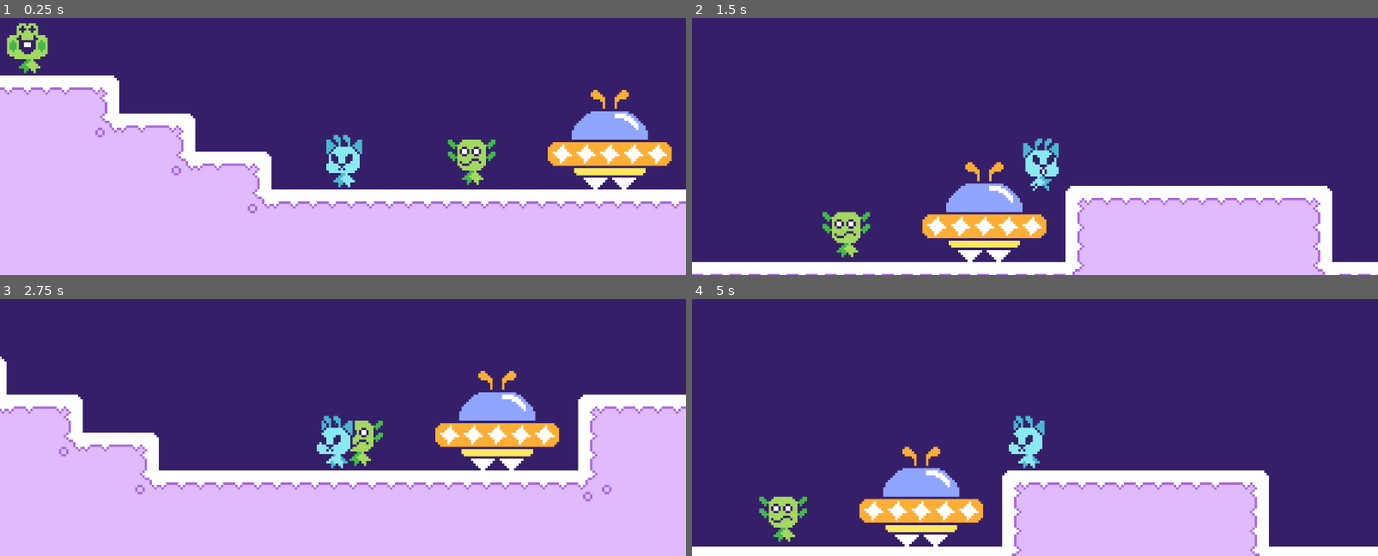
Above: before the commit, frames 1-4 (two rows, left to right).
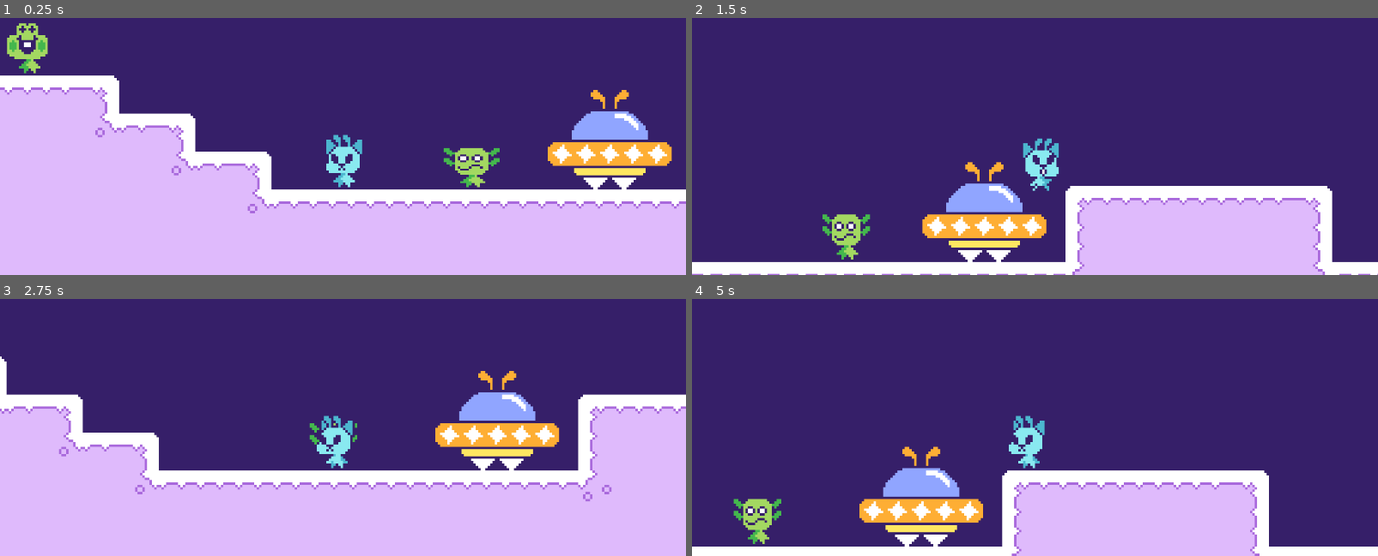
Above: after the commit, the same moments.

Repository: Zazorah/secret-santa-2025
Game: Godot game, scene res://World/Placeholder/TestRoom.tscn
Two runs of this game, one before a commit and one after it. Both use one fixed random seed, a clock stepped at 60 frames per second and the inputs below.
Inputs:
- Up to frame 1 (0.25 s): no input
- Up to frame 2 (1.5 s): hold D (move_right) from 0.53 s (still down); tap W (jump) at 0.77 s
- Up to frame 3 (2.75 s): tap W (jump) at 1.52 s; release D (move_right) at 2.03 s; hold A (move_left) from 2.03 s (still down)
- Up to frame 4 (5 s): release A (move_left) at 2.78 s; hold D (move_right) 2.78-4.28 s; tap W (jump) at 3.02, 3.77, 4.52 s; hold A (move_left) from 4.28 s (still down)

The runs differ from the first frame. In frame 1, 0.7% of the frame differs, in the area x 64-73%, y 47-66%; in frame 2, 0.5%; in frame 3, 0.5%; in frame 4, 1.1%, in the area x 6-17%, y 76-96%.

Commit message:
NPC Wandering State

Diff:
--- a/Entities/Characters/NPCs/EntityNPC.gd
+++ b/Entities/Characters/NPCs/EntityNPC.gd
@@ -15,8 +15,15 @@
 
 # Wandering
 @export var will_wander: bool = true
+@export var wander_radius: float = 100.0
+@export var wander_speed: float = 50.0
+@export var wander_idle_time_min: float = 2.0
+@export var wander_idle_time_max: float = 5.0
+
 var wander_timer: float
 var wander_target: Vector2
+var spawn_position: Vector2
+var wander_tolerancce: float = 5.0
 
 # Interaction Zone
 var interaction_zone: InteractionZone
@@ -28,12 +35,25 @@
 	if cutscene_key:
 		pass
 
-	pass
+	wander_timer = randf_range(wander_idle_time_min, wander_idle_time_max)
 
 func _process(delta: float) -> void:
 	# Update based on state.
 	match current_state:
-		pass
+		State.IDLE:
+			_process_idle(delta)
+		State.WANDERING:
+			_process_wandering(delta)
+
+func update_velocity(delta: float):
+	if current_state == State.WANDERING:
+		var direction = sign(wander_target.x - global_position.x)
+		if direction != 0:
+			velocity.x = direction * wander_speed
+		else:
+			velocity.x = 0
+	else:
+		velocity.x = move_toward(velocity.x, 0, 200.0 * delta)
 
 # State Management Methods
 func change_state(new_state: State) -> void:
@@ -43,10 +63,77 @@
 	current_state = new_state
 
 func _on_state_enter(state: State) -> void:
-	pass
+	match state:
+		State.IDLE:
+			velocity.x = 0
+			wander_timer = randf_range(wander_idle_time_min, wander_idle_time_max)
+		State.WANDERING:
+			wander_timer = randf_range(wander_idle_time_min, wander_idle_time_max)
+		_:
+			pass
 
 func _on_state_exit(state: State) -> void:
-	pass
+	match state:
+		State.WANDERING:
+			velocity.x = 0
+		_:
+			pass
+
+func _process_idle(delta: float) -> void:
+	if not will_wander:
+		return
+
+	wander_timer -= delta
+	if wander_timer <= 0:
+		# Try to find a wander target
+		if _find_valid_wander_target():
+			change_state(State.WANDERING)
+		else:
+			wander_timer = randf_range(wander_idle_time_min, wander_idle_time_max)
+
+func _process_wandering(_delta: float) -> void:
+	if abs(global_position.x - wander_target.x) <= wander_tolerancce:
+		change_state(State.IDLE)
+		return
+
+# Path-finding methods for Wandering state
+func _find_valid_wander_target() -> bool:
+	const MAX_ATTEMPTS = 10
+
+	for attempt in MAX_ATTEMPTS:
+		var random_offset = randf_range(-wander_radius, wander_radius)
+		var potential_target = spawn_position + Vector2(random_offset, 0)
+
+		if _is_valid_wander_position(potential_target):
+			wander_target = potential_target
+			return true
+
+	return false
+
+func _is_valid_wander_position(target_pos: Vector2) -> bool:
+	if abs(target_pos.x - global_position.x) < wander_tolerancce * 2:
+		return false
+
+	var direction = sign(target_pos.x - global_position.x)
+	var distance = abs(target_pos.x - global_position.x)
+
+	if not _is_path_clear(direction, distance):
+		return false
+
+	return true
+
+func _is_path_clear(direction: int, distance: float) -> bool:
+	var space_state = get_world_2d().direct_space_state
+	var start_pos = global_position
+	var end_pos = global_position + Vector2(direction * distance, 0)
+
+	var query = PhysicsRayQueryParameters2D.create(start_pos, end_pos)
+	query.collision_mask = 1 # Only check world layer
+	query.exclude = [self]
+
+	var result = space_state.intersect_ray(query)
+
+	return result.is_empty()
 
 # Interaction Management Methods
 func _setup_interaction_zone() -> void:
--- a/Entities/Characters/NPCs/Example Scenes/NPCAxolotl.tscn
+++ b/Entities/Characters/NPCs/Example Scenes/NPCAxolotl.tscn
@@ -48,7 +48,7 @@
 [node name="EntityVisualizer" type="AnimatedSprite2D" parent="."]
 sprite_frames = SubResource("SpriteFrames_6knan")
 animation = &"idle"
-offset = Vector2(0, -16)
+offset = Vector2(0, -15)
 script = ExtResource("2_yfb0c")
 metadata/_custom_type_script = "uid://d3uvftvuiacu4"
 
--- a/World/Placeholder/TestRoom.tscn
+++ b/World/Placeholder/TestRoom.tscn
@@ -25,13 +25,13 @@
 tile_set = ExtResource("3_8h5r4")
 
 [node name="NPCAxolotl" parent="." instance=ExtResource("5_dv4i4")]
-position = Vector2(84, 127)
+position = Vector2(84, 120)
 
 [node name="NPCFrog" parent="." instance=ExtResource("6_vhexg")]
 position = Vector2(-102, 80)
 
 [node name="NPCFork" parent="." instance=ExtResource("7_fi5io")]
-position = Vector2(508, 128)
+position = Vector2(508, 127)
 
 [node name="PlayerCharacter" parent="." instance=ExtResource("1_c3ubo")]
 position = Vector2(30, 129)
